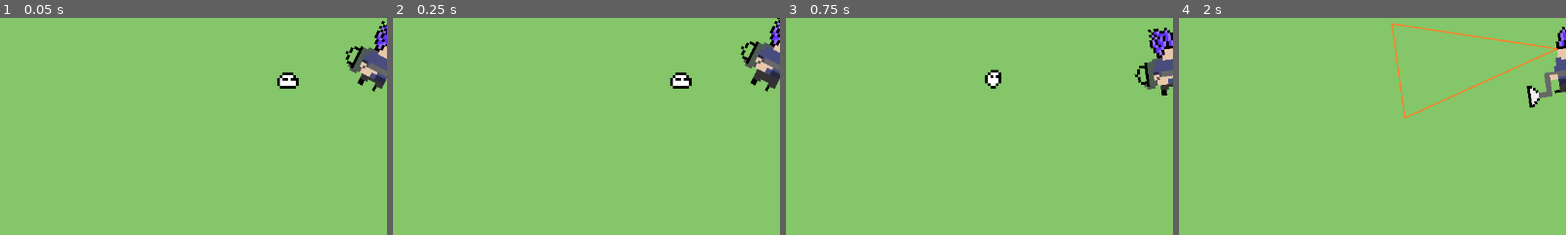
Above: before the commit, frames 1-4 (left to right).
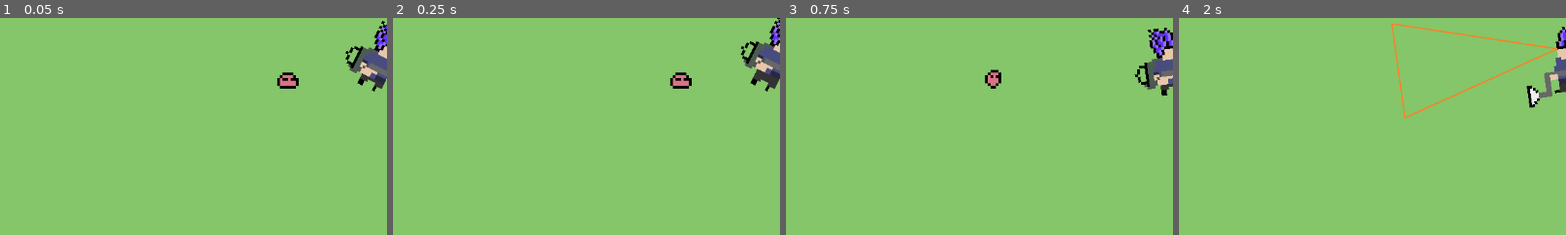
Above: after the commit, the same moments.

Repository: VMormoris/tinycreatures
Game: Godot game, scene res://Scenes/MainScene.tscn
Two runs of this game, one before a commit and one after it. Both use one fixed random seed, a clock stepped at 60 frames per second and the inputs below.
Inputs (mouse positions are % of the whole screen's width and height, from its top left):
- Up to frame 1 (0.05 s): no input
- Up to frame 2 (0.25 s): no input
- Up to frame 3 (0.75 s): move the mouse to (72, 45) at 0.52 s; press the mouse at (72, 45) at 0.53 s; hold D (Right) from 0.53 s (still down)
- Up to frame 4 (2 s): move the mouse to (30, 55) at 1.27 s; release D (Right) at 1.28 s; release the mouse at (30, 55) at 1.28 s; hold S (Down) from 1.28 s (still down); click (30, 55) at 1.35 s
The pictures show only the part of the screen within x 0-50%, y 41-90%; the shares and areas given below are measured in that part.

The runs differ from the first frame. In frame 1, 0.2% of the frame differs, in the area x 72-77%, y 26-32%; in frame 2, 0.2%; in frame 3, 0.1%; in frame 4, nothing differs.

Commit message:
Color enemies & ammo

Diff:
--- a/Scripts/BackpackController.gd
+++ b/Scripts/BackpackController.gd
@@ -1,6 +1,7 @@
 extends Node2D
 
 @onready var player: PlayerController = $".."
+var magazine: Array[Color]
 var ammo: int = 0
 
 # Called every frame. 'delta' is the elapsed time since the previous frame.
@@ -20,9 +21,12 @@
 	var it = -1 if player.sr.flip_v else 1
 
 	# Fill backpack
+	var color_idx = 0
 	for i in range(start, end, it):
 		var sprite: Sprite2D = get_child(i)
 		sprite.visible = true
+		sprite.modulate = magazine[color_idx]
+		color_idx += 1
 
 func fake_animation() -> void:
 	if player.velocity == Vector2.ZERO:
@@ -45,10 +49,12 @@
 	# Move on x axis based on which frame
 	position.x = 0 if player.sr.frame % 2 == 0 else 1
 
-func add_ammo() -> void:
+func add_ammo(color: Color) -> void:
 	ammo += 1
 	ammo = clampi(ammo, 0, 11)
+	magazine.push_back(color)
 
 func remove_ammo() -> void:
 	ammo -= 1
 	ammo = clampi(ammo, 0, 11)
+	magazine.pop_front()
--- a/Scripts/EnemyController.gd
+++ b/Scripts/EnemyController.gd
@@ -1,7 +1,15 @@
 extends Area2D
 
+enum ATTITUDE {Agressive, Passive, Scared}
+
 const g: float = 50.0
-enum ATTITUDE {Agressive, Passive, Scared}
+var COLOR_PALETTE: Array[Color] = [
+	Color8(116, 246, 247),
+	Color8(255, 117, 3),
+	Color8(216, 115, 133),
+	Color8(170, 90, 150),
+]
+
 @export var SPEED: float = 60.0
 @export var JUMP_VELOCIY: float = -10.0
 @export var PERSONALITY: ATTITUDE = ATTITUDE.Passive
@@ -15,6 +23,11 @@
 
 var ableToMove: bool = true
 var chasing: bool = true
+var color: Color
+
+func _ready() -> void:
+	var idx = randi_range(0, COLOR_PALETTE.size() - 1)
+	sr.modulate = COLOR_PALETTE[idx]
 
 # Called every frame. 'delta' is the elapsed time since the previous frame.
 func _process(delta: float) -> void:
--- a/Scripts/PlayerController.gd
+++ b/Scripts/PlayerController.gd
@@ -55,9 +55,9 @@
 	dir = (enemy.position - position).normalized()
 	enemy.position -= (SPEED/2) * delta * dir
 	if(enemy.position.distance_to(position) < 10):
+		backpack.add_ammo(enemy.sr.modulate)
+		limit_vaccum -= 1
 		enemy.queue_free()
-		backpack.add_ammo()
-		limit_vaccum -= 1
 
 func _on_area_2d_area_exited(area: Area2D) -> void:
 	if(range.get_overlapping_areas() == null):
